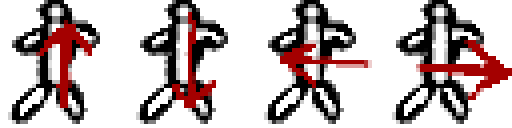
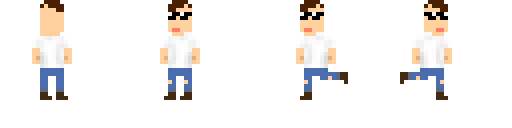
Layer changes from the first 512×128 image to the second:
painted on "right" over [392, 0, 512, 124]
painted on "left" over [264, 0, 372, 124]
renamed "up" to "Слой 2", moved it above "Слой 1", painted on it over [8, 0, 100, 124]
renamed "down" to "Слой 1", painted on it over [136, 0, 228, 124]
